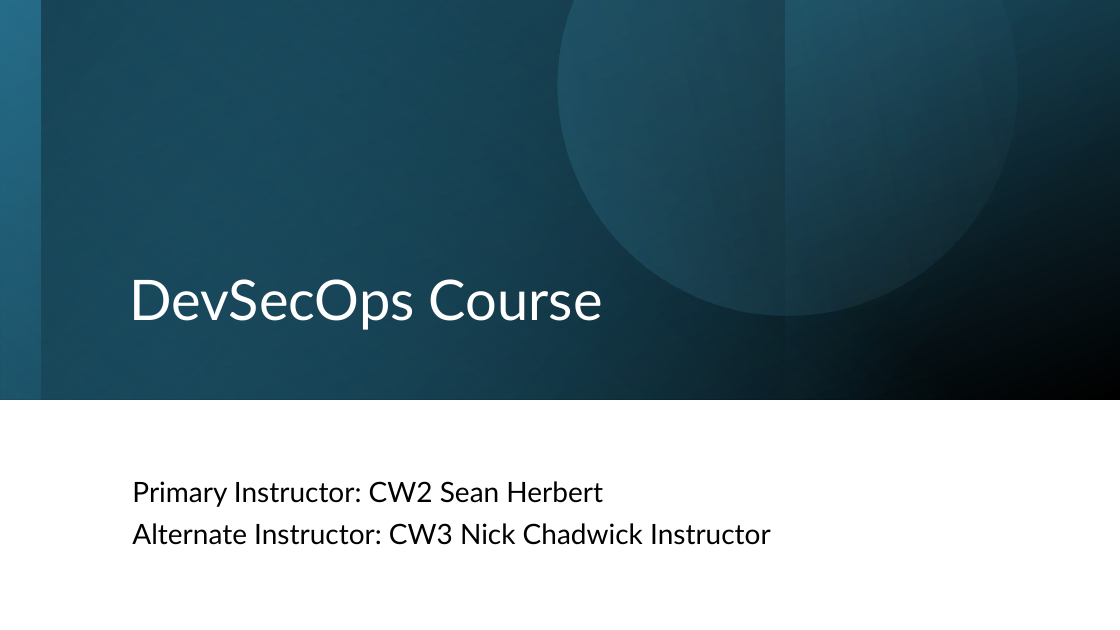
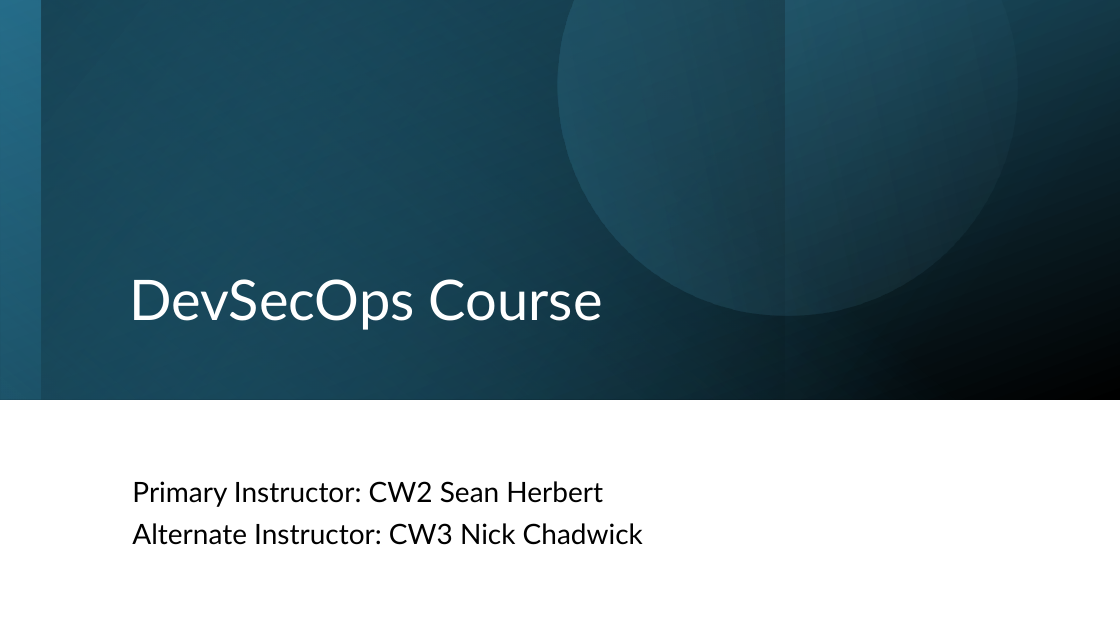
Before and after one commit to seanherbert105/DevSecOps-Course, a slide deck: slide 1 of presentation/DevSecOps Course.pptx. Drawn at 1120x630 pixels with LibreOffice and Linux fonts; fonts in the diff are those of the drawing. Boxes give left, top, right and bottom in pixels: in the first picture for what was removed or moved away, otherwise in the second. Text is boxed around its words. In the diff, an @@ line names an element or a change of style, - is before the commit and + after.

Commit message:
updated presentation.

```diff
--- a/presentation/DevSecOps Course.pptx
+++ b/presentation/DevSecOps Course.pptx
@@ subtitle at (132, 523, 643, 545): text changed @@
-Alternate Instructor: CW3 Nick Chadwick Instructor
+Alternate Instructor: CW3 Nick Chadwick
```
